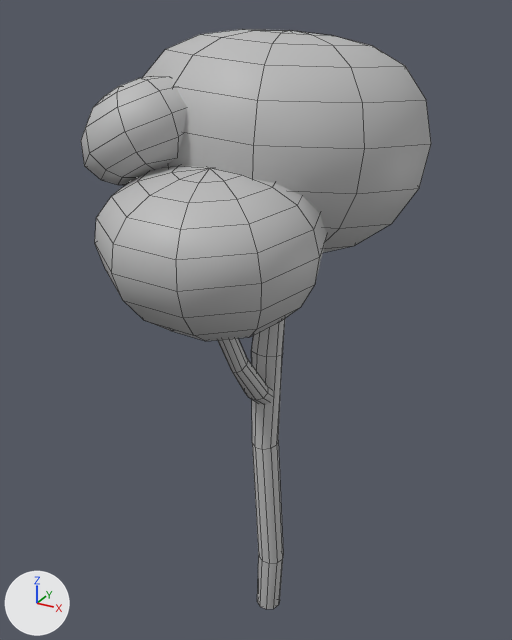
The FBX model Murder Crow/Assets/Meshes/Trees/SM_Tree_Medium_02.fbx as it was, and as the next commit left it.
Rendered twice from a 50 mm camera at (2.19, -4.21, 4.78) aimed at (-0.12, -0.01, 2.68). Arrows for +X, +Y and +Z are at lower left; the lights stay in place. Mesh edges are drawn as thin lines. Where no turn or scale is listed for an object, it has been applied to the vertices.

The first picture shows 'SM_Tree_Medium_02'.
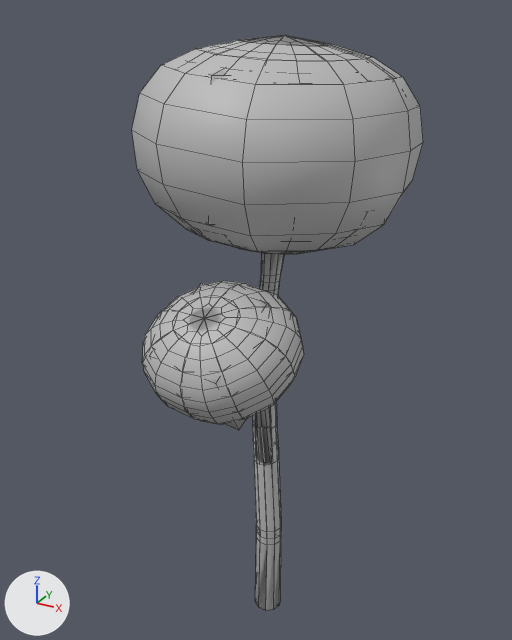
Boxes [x1, y1, x2, y2] around the edits, measured in the pictures (512 x 640 px):
```json
{"object": "SM_Tree_Medium_02", "change": "reshaped", "before": [81, 29, 431, 609], "after": [132, 35, 423, 610], "on screen": "17% narrower"}
{"object": "SM_Tree_Medium_06", "change": "added", "after": [142, 253, 304, 610], "faces in mat_phong1 (grey #bcbcbc)": [142, 280, 304, 425], "faces in mat_phong2 (grey #bcbcbc)": [253, 253, 284, 610]}
{"object": "SM_Tree_Medium_08", "change": "added", "after": [150, 68, 270, 430]}
{"part": 1, "of": "me_mesh", "change": "rebuilt", "before": [142, 29, 431, 253], "after": [132, 35, 423, 254]}
{"part": 2, "of": "me_mesh", "change": "rebuilt", "before": [251, 319, 285, 609], "after": [253, 253, 284, 610]}
{"part": 3, "of": "me_mesh", "change": "added", "after": [189, 307, 221, 331]}
{"part": 4, "of": "me_mesh", "change": "added", "after": [255, 408, 273, 459]}
{"part": 5, "of": "me_mesh", "change": "deleted", "before": [81, 76, 187, 185]}
{"part": 6, "of": "me_mesh", "change": "deleted", "before": [95, 165, 327, 405]}
```

Scene script edits in JSON lines:
```json
{"block": "me_mesh", "where": "# used by ob_sm_tree_medium_02; location = (0.0, 0.0, 0.0)"}
{"op": "remove", "block": "me_mesh", "code": "me_mesh.from_pydata(...)  # 336 vertices, 326 faces; spans x -1.02..1.02, y -1.45..1.11, z 0.0..4.66"}
{"op": "add", "block": "me_mesh", "code": "me_mesh.from_pydata(...)  # 242 vertices, 240 faces; spans x -0.91..0.9, y -1.3..1.2, z 0.0..4.62"}
{"block": "me_mesh", "change": "me_mesh part 1: the loose piece of 92 vertices spanning x -1.02..1.02, y -0.78..1.11, z 3.21..4.66 is rebuilt with 92 vertices and now spans x -0.91..0.9, y -0.89..1.2, z 3.24..4.62"}
{"block": "me_mesh", "change": "me_mesh part 2: the loose piece of 60 vertices spanning x -0.19..0.15, y -0.15..0.14, z 0.0..3.28 is rebuilt with 60 vertices and now spans x -0.19..0.15, y -0.18..0.16, z 0.0..3.27"}
{"block": "me_mesh", "change": "me_mesh part 3: a new loose piece of 50 vertices spanning x -0.37..0.6, y -1.3..-0.39, z 2.46..3.22, in mat_phong1 (grey #bcbcbc)"}
{"block": "me_mesh", "change": "me_mesh part 4: a new loose piece of 40 vertices spanning x -0.08..0.2, y -0.7..-0.03, z 1.47..2.62, in mat_phong2 (grey #bcbcbc)"}
{"block": "me_mesh", "change": "me_mesh part 5: the loose piece of 62 vertices spanning x -0.93..-0.15, y -1.07..-0.24, z 3.75..4.41 is deleted"}
{"block": "me_mesh", "change": "me_mesh part 6"}
{"block": "me_mesh", "change": "122 vertices are removed from x -0.69..0.7, y -1.45..0.0, z 2.02..3.95"}
{"block": "me_mesh", "change": "112 faces are deleted"}
{"op": "add", "block": "me_mesh_1", "code": ["me_mesh_1 = bpy.data.meshes.new('Mesh')", "me_mesh_1.from_pydata(...)  # 722 vertices, 702 faces; spans x -0.89..0.89, y -1.3..1.12, z 0.0..4.62", "# faces by material slot: [588, 114]", "me_mesh_1.materials.append(mat_phong1)  # grey #bcbcbc", "me_mesh_1.materials.append(mat_phong2)  # grey #bcbcbc"]}
{"op": "add", "block": "me_mesh_003", "code": ["me_mesh_003 = bpy.data.meshes.new('Mesh.003')", "me_mesh_003.from_pydata(...)  # 48 vertices, 43 faces; spans x -0.81..0.79, y -1.26..1.05, z 0.0..4.62", "# faces by material slot: [19, 24]", "me_mesh_003.materials.append(mat_phong1)  # grey #bcbcbc", "me_mesh_003.materials.append(mat_phong2)  # grey #bcbcbc"]}
{"op": "add", "block": "ob_sm_tree_medium_06", "code": ["ob_sm_tree_medium_06 = bpy.data.objects.new('SM_Tree_Medium_06', me_mesh_1)", "ob_sm_tree_medium_06.location = (0.0, 0.0, 0.0)"]}
{"op": "add", "block": "ob_sm_tree_medium_08", "code": ["ob_sm_tree_medium_08 = bpy.data.objects.new('SM_Tree_Medium_08', me_mesh_003)", "ob_sm_tree_medium_08.location = (0.0, 0.0, 0.0)"]}
```
